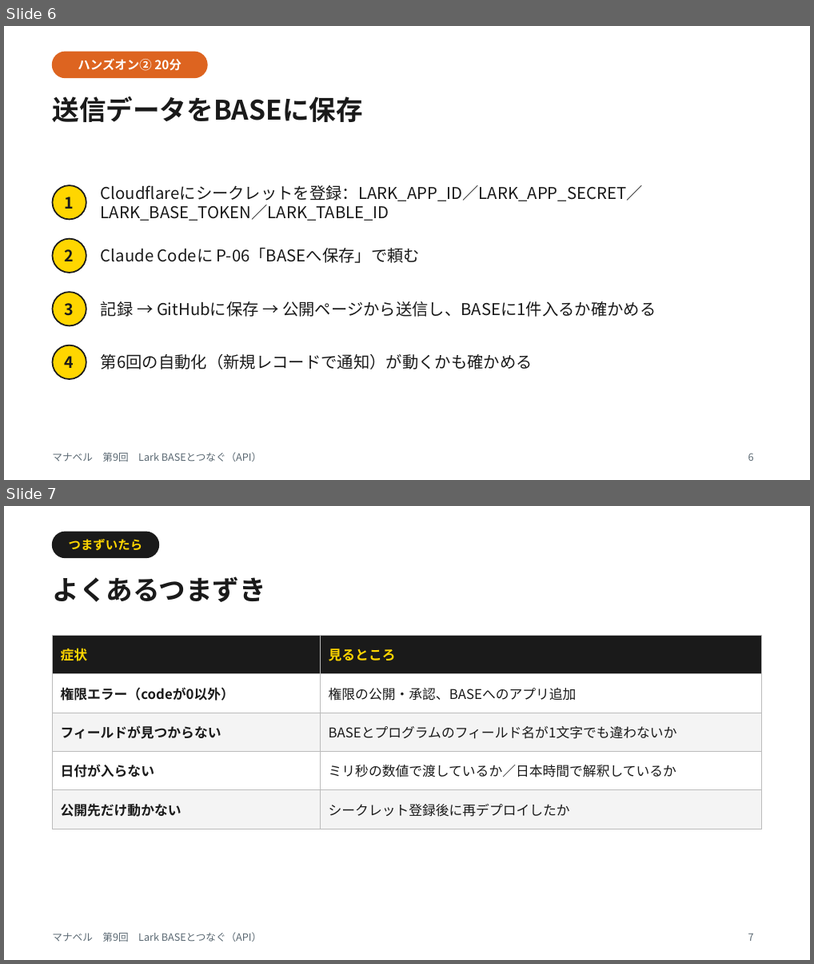
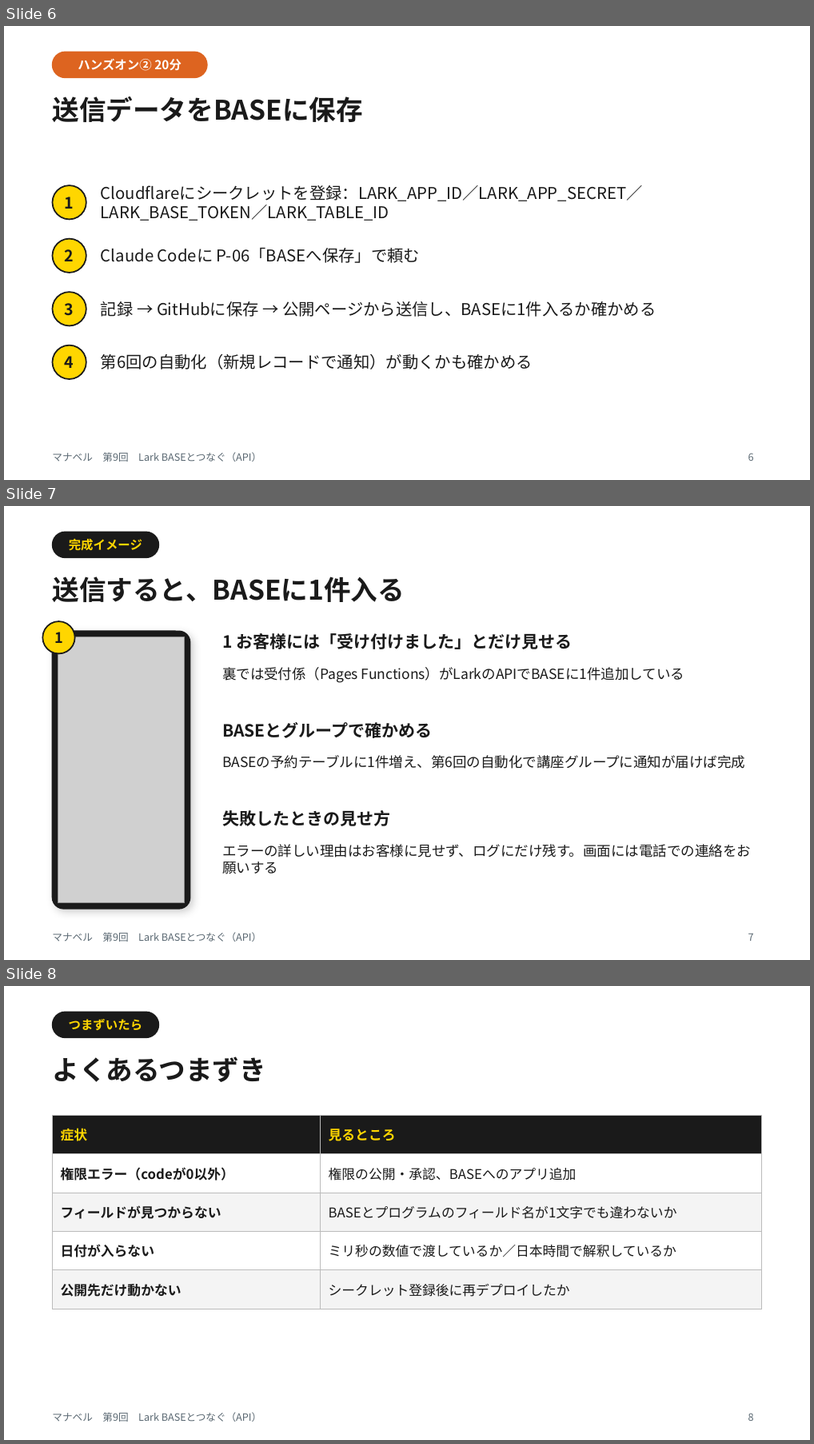
Before and after one commit to OfficePlata/33yell, a slide deck: manaberu/slides/manaberu-09-connect-lark-api.pptx. Shown one above the other, each under a label of ours: slides 6 and 7 before the commit, slides 6, 7 and 8 after it. The pictures are 814x964 and 814x1444 pixels, drawn with LibreOffice and Linux fonts; fonts in the diff are those of the drawing; grey boxes stand for pictures. Boxes give left, top, right and bottom in pixels: in the first picture for what was removed or moved away, otherwise in the second. Text is boxed around its words. In the diff, an @@ line names an element or a change of style, - is before the commit and + after.

```diff
--- a/manaberu/slides/manaberu-09-connect-lark-api.pptx
+++ b/manaberu/slides/manaberu-09-connect-lark-api.pptx
@@ slide 7 added at <box>4,506,810,960</box>, background #FFFFFF; not listed: 1 template element that a slide beside it also shows @@
@@ rounded rectangle added at <box>52,532,159,558</box>, fill #1A1A1A, outline #1A1A1A 1 pt @@
@@ text added at <box>69,539,142,551</box>, 11 pt, text #FFD600, bold @@
+完成イメージ
@@ title added at <box>52,576,405,602</box>, 24 pt, text #1A1A1A, bold @@
+送信すると、BASEに1件入る
@@ ellipse added at <box>42,621,75,653</box>, fill #FFD600, outline #1A1A1A 1.25 pt @@
@@ rounded rectangle added at <box>52,631,190,908</box>, fill #1A1A1A, outline #1A1A1A 1 pt @@
@@ text added at <box>54,632,63,643</box>, 13 pt, text #1A1A1A, bold @@
+1
@@ picture added at <box>58,636,185,903</box> @@
@@ text added at <box>222,633,572,649</box>, 15 pt, text #1A1A1A, bold @@
+1 お客様には「受け付けました」とだけ見せる
@@ text added at <box>222,667,685,683</box>, 12.5 pt, text #1A1A1A @@
+裏では受付係（Pages Functions）がLarkのAPIでBASEに1件追加している
@@ text added at <box>222,722,432,738</box>, 15 pt, text #1A1A1A, bold @@
+BASEとグループで確かめる
@@ text added at <box>222,755,746,768</box>, 12.5 pt, text #1A1A1A @@
+BASEの予約テーブルに1件増え、第6回の自動化で講座グループに通知が届けば完成
@@ text added at <box>222,810,390,826</box>, 15 pt, text #1A1A1A, bold @@
+失敗したときの見せ方
@@ text added at <box>222,844,751,874</box>, 12.5 pt, text #1A1A1A @@
+エラーの詳しい理由はお客様に見せず、ログにだけ残す。画面には電話での連絡をお願いする
@@ page number added at <box>749,932,754,940</box>, 9 pt, text #5A6872 @@
+7
@@ what was slide 7 is now slide 8 @@
@@ page number at <box>749,1412,754,1420</box>: text changed @@
-7
+8
```
Also in this commit, not shown: 18 other files.
